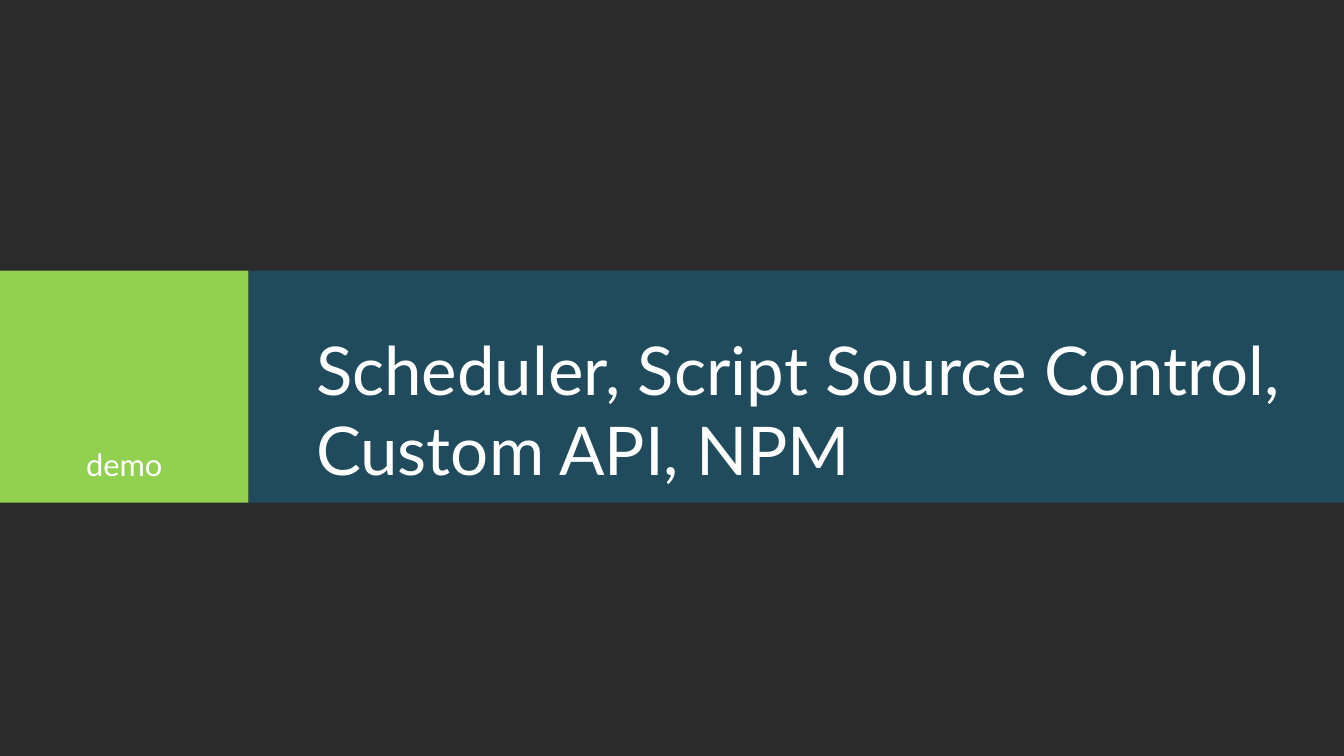
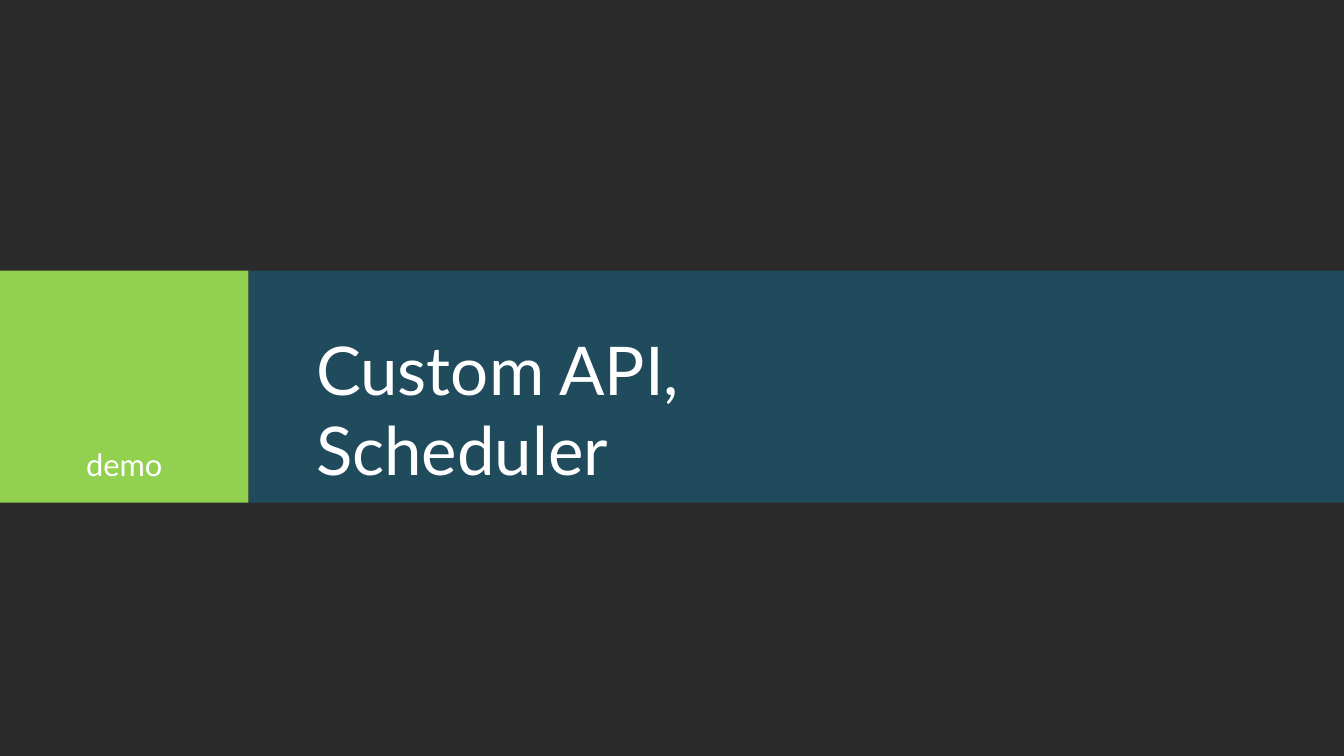
Before and after one commit to nickharris/Presentation-Windows8AndWindowsAzureMobileServices, a slide deck: slide 20 of Windows8AndWindowsAzureMobileServices.pptx. Drawn at 1344x756 pixels with LibreOffice and Linux fonts; fonts in the diff are those of the drawing; background and template pictures are left out; a plain dark background stands for a picture behind light text. Boxes give left, top, right and bottom in pixels: in the first picture for what was removed or moved away, otherwise in the second. Text is boxed around its words. In the diff, an @@ line names an element or a change of style, - is before the commit and + after.

```diff
--- a/Windows8AndWindowsAzureMobileServices.pptx
+++ b/Windows8AndWindowsAzureMobileServices.pptx
@@ text at (316, 346, 679, 476): text changed @@
-Scheduler, Script Source Control,
-Custom API, NPM
+Custom API, Scheduler
```
Also in this commit, not shown: 13 other slides changed, 4 slides added, 1 slide removed.
